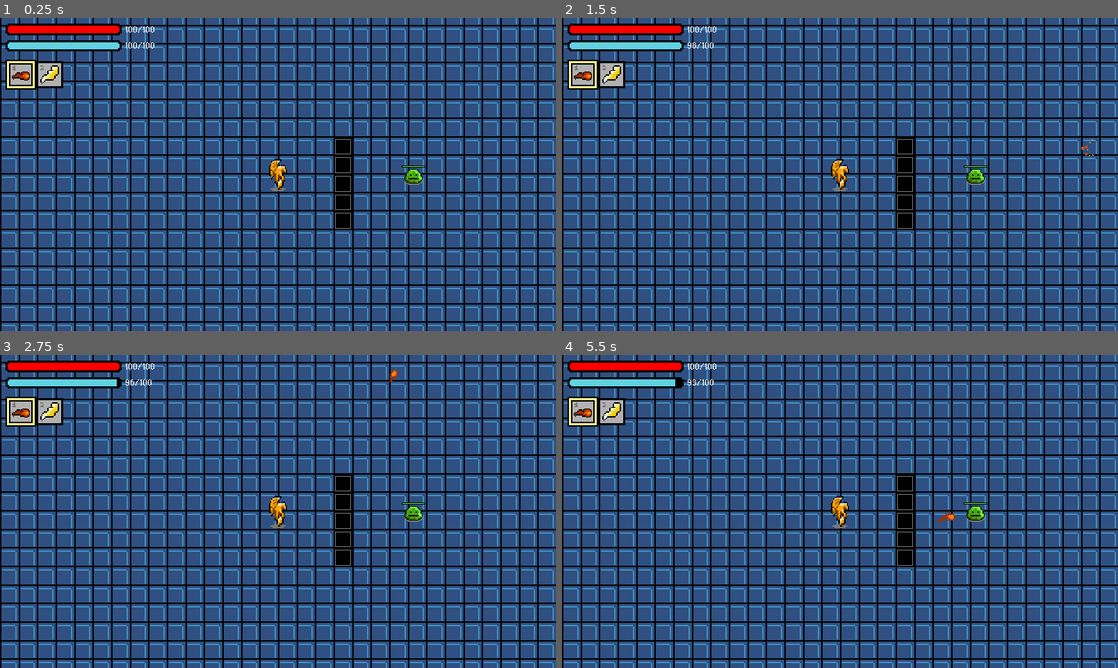
Above: before the commit, frames 1-4 (two rows, left to right).
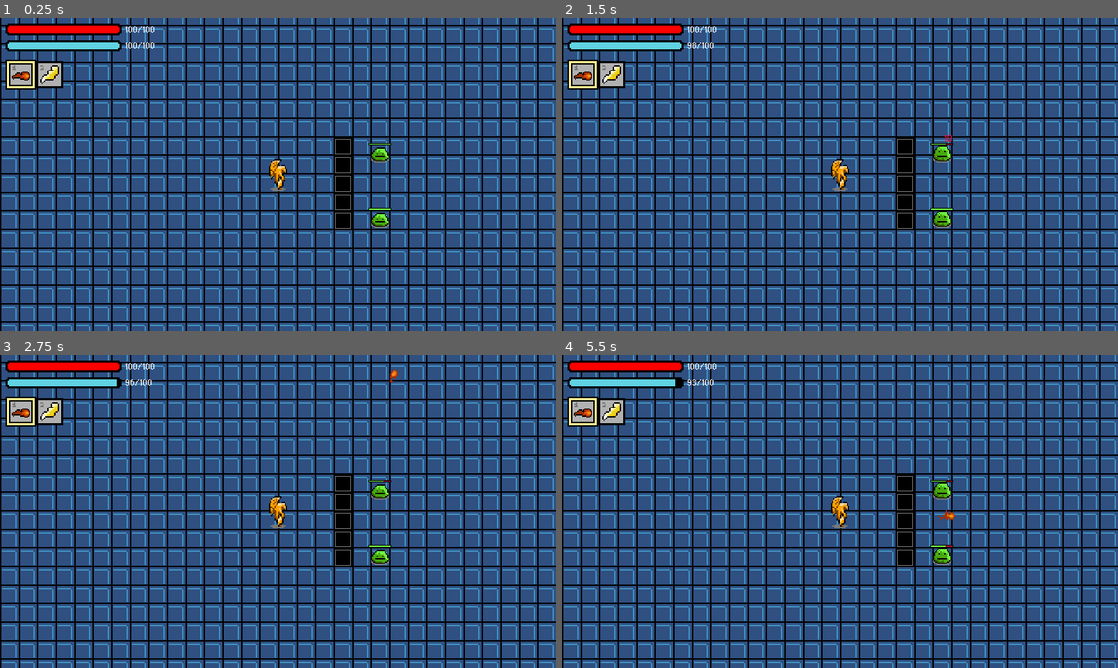
Above: after the commit, the same moments.

Repository: jonathanlin0/Theseus
Game: Godot game, scene res://Misc/Testing_Scene.tscn
Same seed, same stepped clock (60 frames per second), same inputs: the game is played once before the commit and once after it. Sound files missing from this copy of the repository are replaced by a short silence.
Inputs (mouse positions are in pixels of both pictures, inside the frame that each line leads up to):
- Up to frame 1 (0.25 s): no input
- Up to frame 2 (1.5 s): tap Enter at 0.5 s; move the mouse to (962, 158) at 0.52 s; hold Up (ui_up) 0.53-1.28 s; click (962, 158) at 0.6 s; tap Keypad Enter (ui_accept) at 0.77 s; move the mouse to (728, 190) at 1.27 s; tap Shift at 1.35 s
- Up to frame 3 (2.75 s): tap Keypad Enter (ui_accept) at 1.52 s; move the mouse to (333, 442) at 2.02 s; hold Up (ui_up) from 2.03 s (still down); click (333, 442) at 2.1 s
- Up to frame 4 (5.5 s): move the mouse to (812, 574) at 2.77 s; tap Shift at 2.85, 4.35 s; click (812, 574) at 2.92 s; tap Keypad Enter (ui_accept) at 3.02, 3.77, 4.52, 5 s; move the mouse to (1006, 558) at 3.52 s; release Up (ui_up) at 3.53 s; click (1006, 558) at 3.6 s; move the mouse to (673, 464) at 4.27 s; move the mouse to (867, 511) at 5.02 s; click (867, 511) at 5.1 s

The runs differ from the first frame. In frame 1, 0.5% of the frame differs, in the area x 66-77%, y 40-68%; in frame 2, 0.5%; in frame 3, 0.5%; in frame 4, 0.6%.

Commit message:
Enemy Vision Progress

Diff:
--- a/Theseus/Characters/Player.gd
+++ b/Theseus/Characters/Player.gd
@@ -26,6 +26,8 @@
 
 var prev_music = master_data.music
 
+var temp = 0
+
 # creates a delay between the chest/sign alert text growing and shrinking
 var text_can_grow = true
 
@@ -33,6 +35,8 @@
 var previous_health = master_data.health
 
 var is_dead = false
+
+var to_be_deleted_areas = []
 
 func _ready():
 	if master_data.level == 0:
@@ -40,12 +44,25 @@
 	else:
 		$Music/stage_music.play()
 
+	var new_area = Area2D.new()
+	var new_collision_shape = CollisionShape2D.new()
+	var ray_shape = RayShape2D.new()
+	ray_shape.length = 100
+	new_collision_shape.shape = ray_shape
+	new_area.add_child(new_collision_shape)
+	add_child(new_area)
+	new_area.queue_free()
+	#print($Enemy_Vision_RayShape/CollisionShape2D.shape)
+
+
 func _input(event):
 
 	if event is InputEventMouseButton:
 		pass
 
 func _physics_process(delta):
+
+
 	if prev_music != master_data.music:
 		prev_music = master_data.music
 		change_music()
@@ -404,15 +421,81 @@
 					enemies_in_area_instance_ids.append(obj.get_instance_id())
 					added = true
 
+	if to_be_deleted_areas.size() > 0:
+		for obj in to_be_deleted_areas:
+			to_be_deleted_areas.erase(obj)
+			obj.queue_free()
+	# how to do enemy vision with rayshape2D
+	temp += 1
 	if enemies_in_area.size() > 0:
-		var enemy_pos = Vector2(enemies_in_area[0].global_position.x - global_position.x,enemies_in_area[0].global_position.y - global_position.y)
-
-		$Enemy_Vision.cast_to = enemy_pos
-		if $Enemy_Vision.get_collider() != enemies_in_area[0]:
-			print("blind")
-		else:
-			print("can see")
+		print(temp)
+		for enemy in enemies_in_area:
+
+			var new_area = Area2D.new()
+			var new_collision_shape = CollisionShape2D.new()
+			new_collision_shape.disabled = false
+			var ray_shape = RayShape2D.new()
+			ray_shape.length = 150
+			new_collision_shape.shape = ray_shape
+			new_area.add_child(new_collision_shape)
+			add_child(new_area)
+
+			var angle = atan((enemy.global_position.y - global_position.y) / (enemy.global_position.x - global_position.x))
+
+			if enemy.global_position.x - global_position.x < 0:
+				angle += PI
+
+			var degs = rad2deg(angle)
+
+			# .rotate() rotates the rayshape2D by adding the angle onto the existing angle
+			#$Enemy_Vision_2.rotate($Enemy_Vision_2.rotation * -1)
+			#$Enemy_Vision_2.rotate(deg2rad(-90))
+
+			# .rotation_degrees immediately sets the rotation
+			#$Enemy_Vision_2.rotation_degrees = -90
+
+			new_collision_shape.rotation = angle - (PI/2)
+
+			var enemy_vision_overlapping_bodies = new_area.get_overlapping_bodies()
+
+			# removes the player object from the list of overlapping bodies
+			for obj in enemy_vision_overlapping_bodies:
+				if obj.name.find("Player") != -1:
+					enemy_vision_overlapping_bodies.erase(obj)
+
+			print(enemy_vision_overlapping_bodies)
+			var wall_in_way = false
+			for obj in enemy_vision_overlapping_bodies:
+				var exists = false
+				for known_enemy in master_data.enemy_names:
+					if obj.name.find(known_enemy) != -1:
+						exists = true
+				if exists == false:
+					wall_in_way = true
+
+			if wall_in_way:
+				print("blind")
+			else:
+				print("can see")
+
+			to_be_deleted_areas.append(new_area)
+
+	# how to do it with the Enemy_Vision raycast
+	"""
+	if enemies_in_area.size() > 0:
+		print(str(temp))
+		for enemy in enemies_in_area:
+			print(enemy)
+			temp += 1
+			var enemy_pos = Vector2(enemy.global_position.x - global_position.x,enemy.global_position.y - global_position.y)
+
+			$Enemy_Vision.cast_to = enemy_pos
+			if $Enemy_Vision.get_collider() != enemy:
+				print("blind")
+			else:
+				print("can see")
 		#print($Enemy_Vision.intersect_ray())
+	"""
 	# end of physics process function
 
 func dead():
--- a/Theseus/Characters/Player.tscn
+++ b/Theseus/Characters/Player.tscn
@@ -562,6 +562,9 @@
 [sub_resource type="CircleShape2D" id=240]
 radius = 150.0
 
+[sub_resource type="RayShape2D" id=241]
+length = 150.0
+
 [node name="Player" type="KinematicBody2D"]
 collision_layer = 3
 collision_mask = 3
@@ -575,7 +578,7 @@
 material = SubResource( 104 )
 frames = SubResource( 17 )
 animation = "run_down"
-frame = 1
+frame = 3
 playing = true
 
 [node name="Player_Camera" type="Camera2D" parent="."]
@@ -598,7 +601,6 @@
 scale = Vector2( 0.697917, 0.708333 )
 frames = SubResource( 24 )
 animation = "left"
-frame = 1
 playing = true
 
 [node name="SwordSwingAreas" type="Position2D" parent="."]
@@ -803,12 +805,22 @@
 stream = ExtResource( 33 )
 
 [node name="Enemy_Vision" type="RayCast2D" parent="."]
+visible = false
 enabled = true
 
 [node name="Enemy_Vision_Area" type="Area2D" parent="."]
 
 [node name="CollisionShape2D" type="CollisionShape2D" parent="Enemy_Vision_Area"]
 shape = SubResource( 240 )
+
+[node name="Enemy_Vision_RayShape" type="Area2D" parent="."]
+visible = false
+
+[node name="CollisionShape2D" type="CollisionShape2D" parent="Enemy_Vision_RayShape"]
+shape = SubResource( 241 )
+
+[node name="Ray_Disappear" type="Timer" parent="."]
+wait_time = 0.1
 
 [connection signal="animation_finished" from="CharacterAnimatedSprite" to="." method="_on_CharacterAnimatedSprite_animation_finished"]
 [connection signal="animation_finished" from="Player_Camera/stagetitles" to="Player_Camera" method="_on_stagetitles_animation_finished"]
--- a/Theseus/Enemies/Slime/Small_Slime.tscn
+++ b/Theseus/Enemies/Slime/Small_Slime.tscn
@@ -92,7 +92,6 @@
 material = SubResource( 17 )
 frames = SubResource( 15 )
 animation = "idle"
-frame = 3
 playing = true
 
 [node name="CollisionShape2D" type="CollisionShape2D" parent="."]
--- a/Theseus/Misc/Testing_Scene.tscn
+++ b/Theseus/Misc/Testing_Scene.tscn
@@ -20,4 +20,7 @@
 [node name="Player" parent="." instance=ExtResource( 3 )]
 
 [node name="Small_Slime" parent="." instance=ExtResource( 2 )]
-position = Vector2( 117, 0 )
+position = Vector2( 88, -19 )
+
+[node name="Small_Slime2" parent="." instance=ExtResource( 2 )]
+position = Vector2( 88, 37 )
--- a/Theseus/Weapons/Fireball.tscn
+++ b/Theseus/Weapons/Fireball.tscn
@@ -84,7 +84,7 @@
 
 [node name="AnimatedSprite" type="AnimatedSprite" parent="."]
 frames = SubResource( 8 )
-frame = 3
+frame = 2
 playing = true
 
 [node name="CollisionShape2D" type="CollisionShape2D" parent="."]
Not shown: 1 places in Theseus/Characters/Player.tscn that only renumber resources
